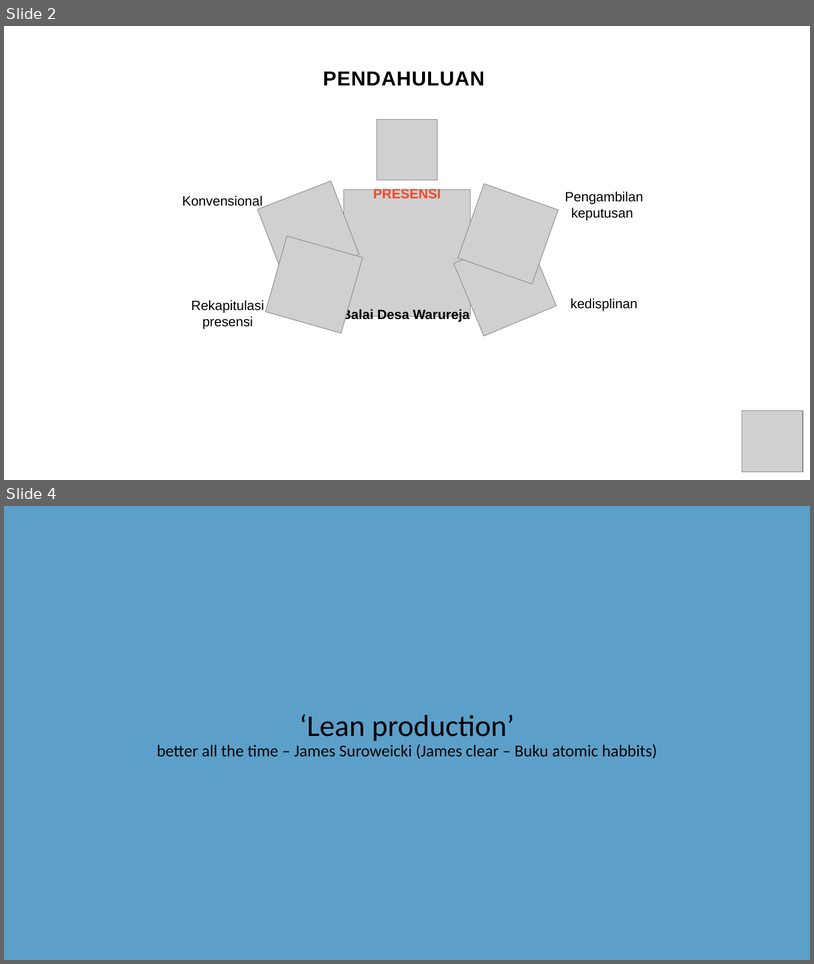
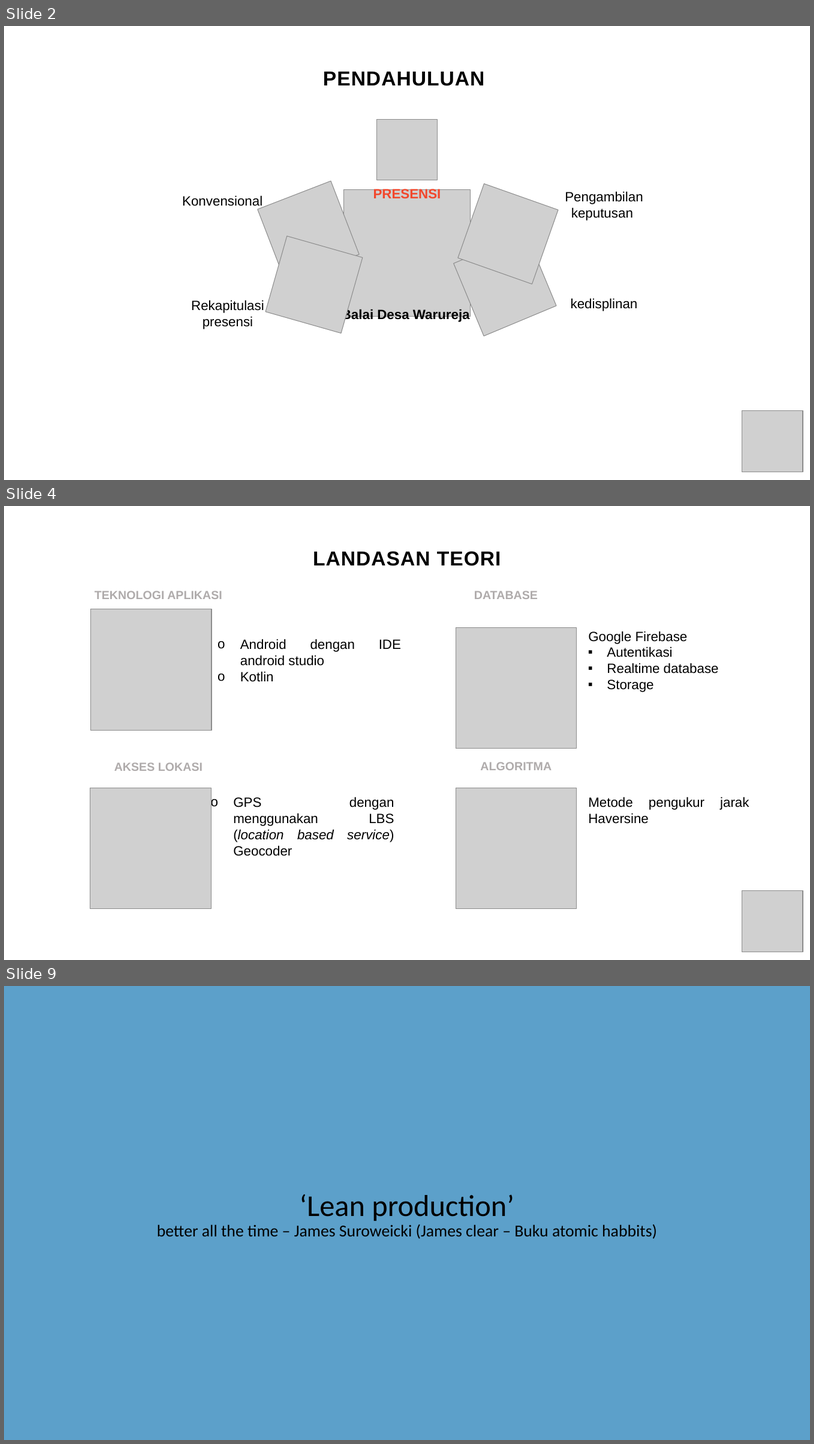
Before and after one commit to gunadermawan/skripsi, a slide deck: dokumen/ppt_skripsi.pptx. Shown one above the other, each under a label of ours: slides 2 and 4 before the commit, slides 2, 4 and 9 after it; the slides between them are not shown. The pictures are 814x964 and 814x1444 pixels, drawn with LibreOffice and Linux fonts; fonts in the diff are those of the drawing; grey boxes stand for pictures. Boxes give left, top, right and bottom in pixels: in the first picture for what was removed or moved away, otherwise in the second. Text is boxed around its words. In the diff, an @@ line names an element or a change of style, - is before the commit and + after.

```diff
--- a/dokumen/ppt_skripsi.pptx
+++ b/dokumen/ppt_skripsi.pptx
@@ slide 4 added at <box>4,506,810,960</box>, background #FFFFFF @@
@@ text added at <box>313,551,501,566</box>, 24 pt, text #000000, bold @@
+LANDASAN TEORI
@@ text added at <box>95,591,222,599</box>, 14 pt, text #AFABAB, bold @@
+TEKNOLOGI APLIKASI
@@ text added at <box>474,591,538,599</box>, 14 pt, text #AFABAB, bold @@
+DATABASE
@@ picture added at <box>90,609,212,730</box> @@
@@ picture added at <box>456,628,577,748</box> @@
@@ text added at <box>588,631,719,692</box>, 16 pt, text #000000 @@
+o Google Firebase
+  ▪ Autentikasi
+  ▪ Realtime database
+  ▪ Storage
@@ text added at <box>240,639,356,682</box>, 16 pt, text #000000 @@
+o Android dengan IDE android studio
+o Kotlin
@@ text added at <box>114,762,203,771</box>, 14 pt, text #AFABAB, bold @@
+AKSES LOKASI
@@ text added at <box>480,762,552,770</box>, 14 pt, text #AFABAB, bold @@
+ALGORITMA
@@ picture added at <box>90,787,212,908</box> @@
@@ picture added at <box>456,787,577,908</box> @@
@@ text added at <box>233,796,395,856</box>, 16 pt, text #000000 @@
+o GPS dengan menggunakan LBS (location based service) Geocoder
@@ text added at <box>588,796,749,810</box>, 16 pt, text #000000 @@
+o Metode pengukur jarak Haversine
@@ picture added at <box>743,891,804,952</box> @@
@@ what was slide 4 is now slide 9 @@
```
Also in this commit, not shown: 1 slide changed, 4 other slides added, 1 other file.
